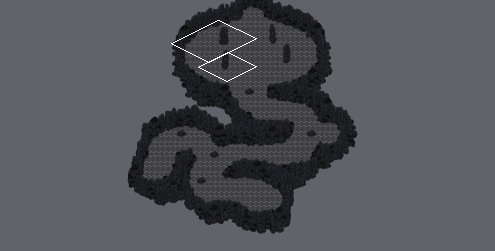
Two versions of a level (Tiled map, assets/mapa/map_cave.tmx). Above, an overview of the earlier version with the close-up marked.
Close-up. Before the edit:
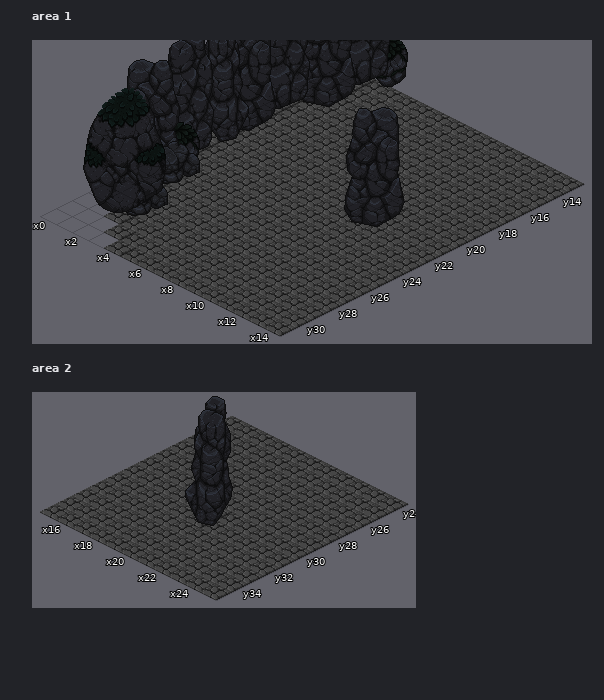
Cells are 32x16 px. Isometric: x runs down to the right, y down to the left. Shown: area 1 x 0..14, y 13..31; area 2 x 15..25, y 24..35. The commit also changed other parts of the map, which this record leaves out.
And afterwards:
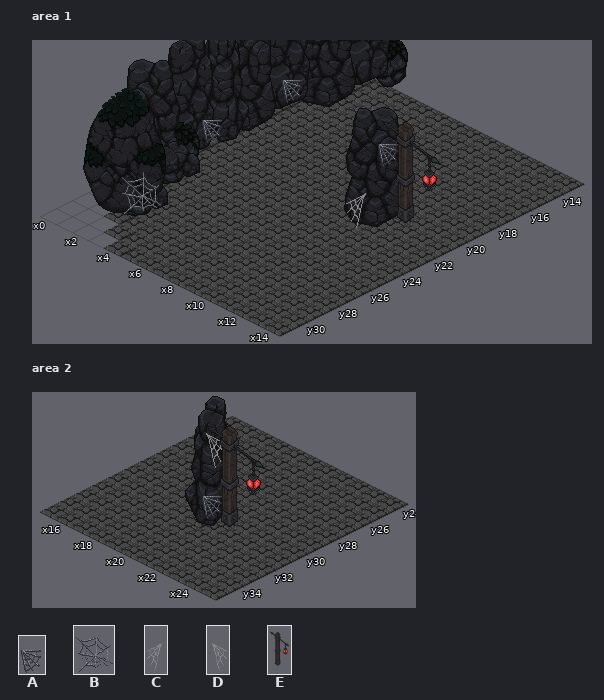
Key: from "Objetos_Cenario": A 19 flipped left-right "Generic_Cobweb_01_A", B 20 "Generic_Cobweb_01_B", C 21 "Generic_Cobweb_01_C", D 21 flipped left-right "Generic_Cobweb_01_C", E 58 flipped left-right "WraithIsland_Lucent_Lamp".
_ is an empty cell.
Tiles of an added or newly shown layer are drawn over the layers below it.
From old to new:
Layer "Teias" (added), area 1:
y 16: x 0 _ -> A
y 17: x 7 _ -> A
y 21: x 0 _ -> A
y 22: x 10 _ -> C
y 28: x 2 _ -> B
Layer "Objetos_Cenario" (added), area 1:
y 22: x 12 _ -> E
Layer "Teias" (added), area 2:
y 27: x 17 _ -> D
y 30: x 20 _ -> A
Layer "Objetos_Cenario" (added), area 2:
y 32: x 22 _ -> E
Pixel boxes of the changes (left, top, right, bottom) in both close-ups:
added: (282, 80, 302, 103)
added: (346, 121, 441, 228)
added: (202, 120, 222, 142)
added: (121, 172, 161, 214)
added: (202, 425, 265, 527)
